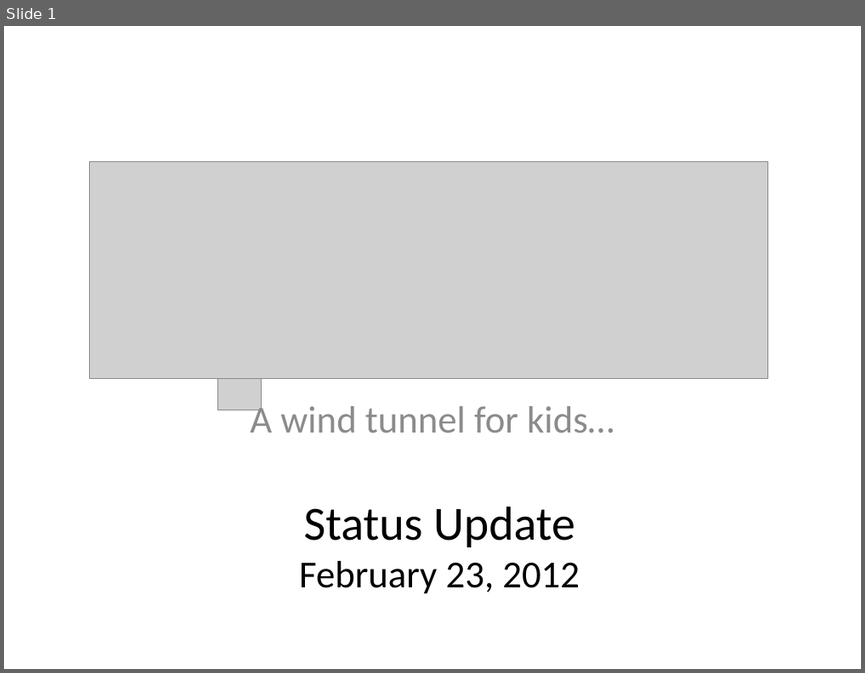
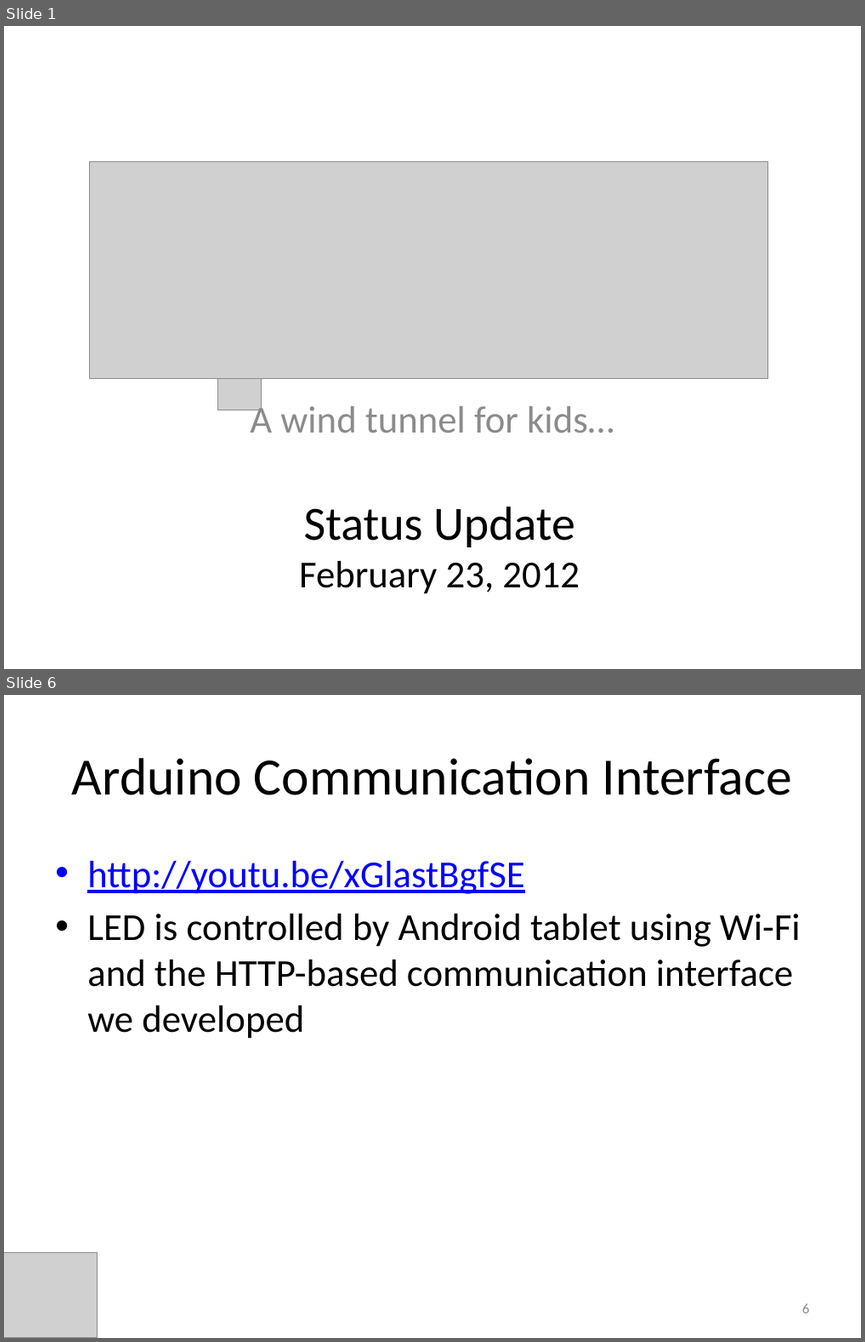
Before and after one commit to mplynch/tunnelk, a slide deck: doc/tunnelk Status - 2012-02-23.pptx. Shown one above the other, each under a label of ours: slide 1 before the commit, slides 1 and 6 after it; the slides between them are not shown. The pictures are 865x673 and 865x1342 pixels, drawn with LibreOffice and Linux fonts; fonts in the diff are those of the drawing; grey boxes stand for pictures; background and template pictures are left out. Boxes give left, top, right and bottom in pixels: in the first picture for what was removed or moved away, otherwise in the second. Text is boxed around its words. In the diff, an @@ line names an element or a change of style, - is before the commit and + after.

```diff
--- a/doc/tunnelk Status - 2012-02-23.pptx
+++ b/doc/tunnelk Status - 2012-02-23.pptx
@@ slide 6 added at (4, 695, 861, 1338), background #FFFFFF @@
@@ title added at (72, 758, 792, 795), 44 pt, text #000000 @@
+Arduino Communication Interface
@@ text added at (87, 861, 800, 1038), 32 pt, text #000000 @@
+• http://youtu.be/xGlastBgfSE
+• LED is controlled by Android tablet using Wi-Fi and the HTTP-based communication interface we developed
@@ picture added at (4, 1253, 96, 1337) @@
@@ page number added at (802, 1304, 809, 1313), 12 pt, text #8C8C8C @@
+6
```
Also in this commit, not shown: 4 slides changed, 1 other file.
